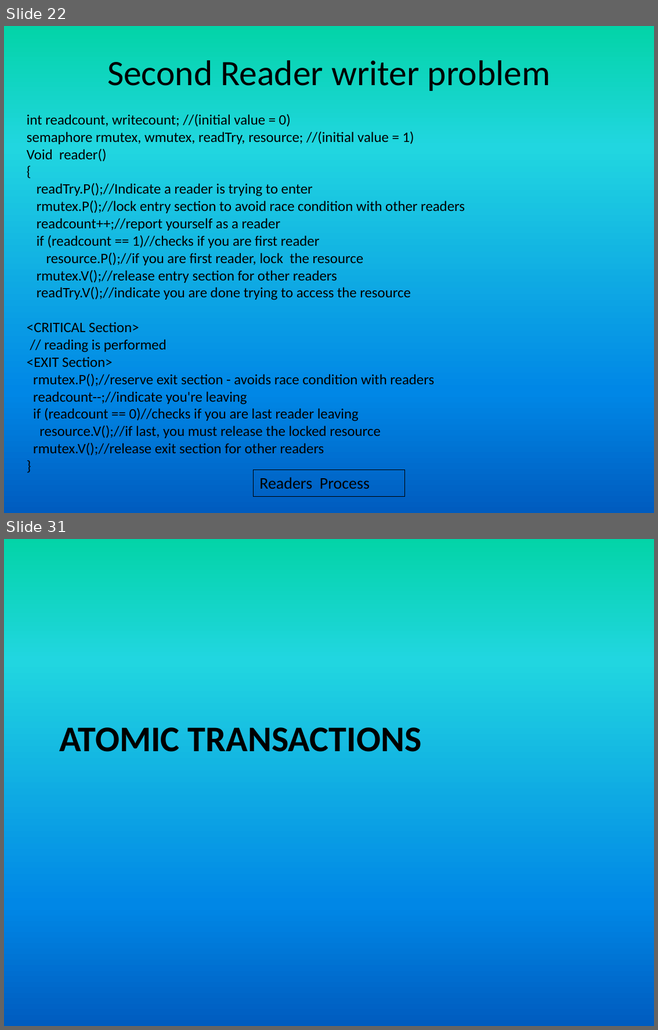
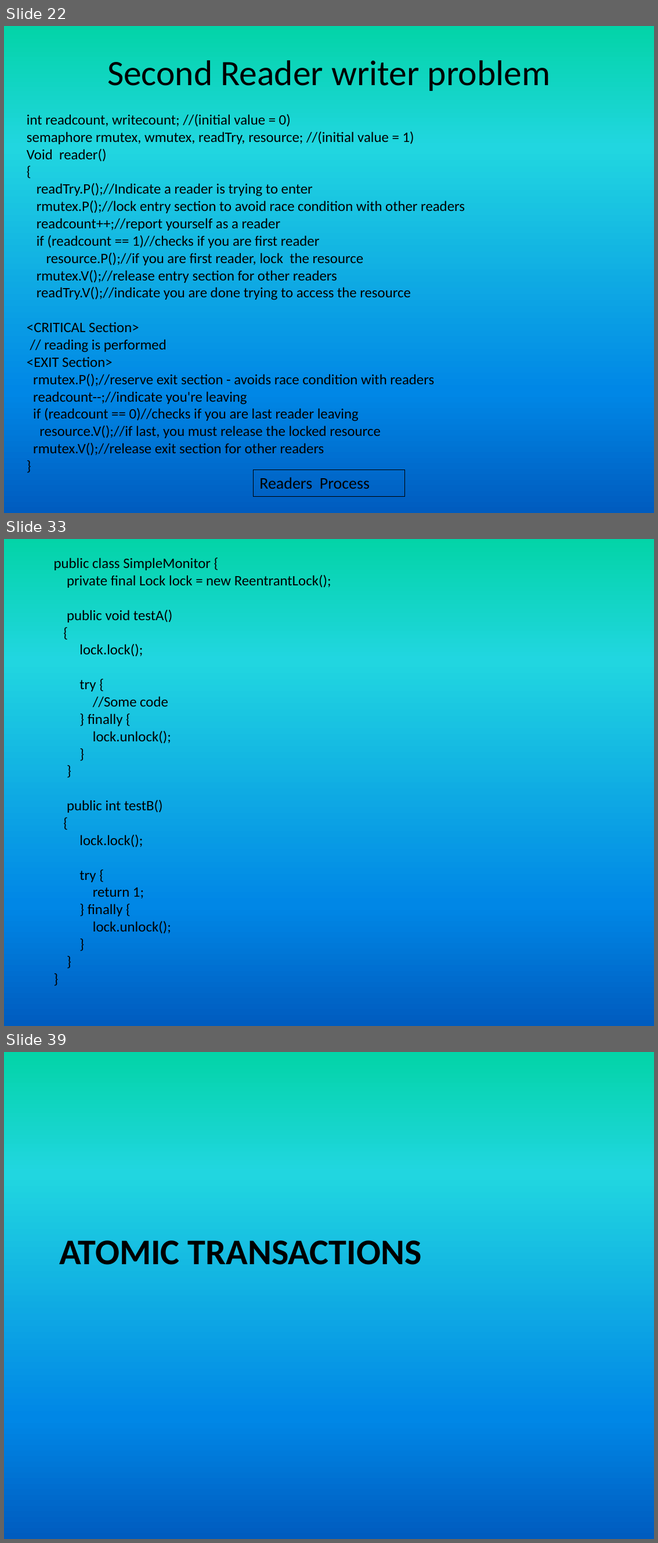
Before and after one commit to girishsukukumar/RTOS, a slide deck: RTOS-13 synchronization.pptx. Shown one above the other, each under a label of ours: slides 22 and 31 before the commit, slides 22, 33 and 39 after it; the slides between them are not shown. The pictures are 658x1030 and 658x1543 pixels, drawn with LibreOffice and Linux fonts; fonts in the diff are those of the drawing. Boxes give left, top, right and bottom in pixels: in the first picture for what was removed or moved away, otherwise in the second. Text is boxed around its words. In the diff, an @@ line names an element or a change of style, - is before the commit and + after.

```diff
--- a/RTOS-13 synchronization.pptx
+++ b/RTOS-13 synchronization.pptx
@@ slide 33 added at [4, 539, 654, 1026], background gradient #03D4A8 to #21D6E0 to #0087E6 to #005CBF @@
@@ text added at [54, 558, 331, 934], 16 pt, text #000000 @@
+public class SimpleMonitor {
+private final Lock lock = new ReentrantLock();
+public void testA()
+{
+lock.lock();
+try {
+//Some code
+} finally {
+lock.unlock();
+}
+}
+public int testB()
+{
+lock.lock();
+try {
+return 1;
+} finally {
+lock.unlock();
+}
+}
+}
@@ what was slide 31 is now slide 39 @@
```
Also in this commit, not shown: 4 slides changed, 11 other slides added, 4 slides removed.
